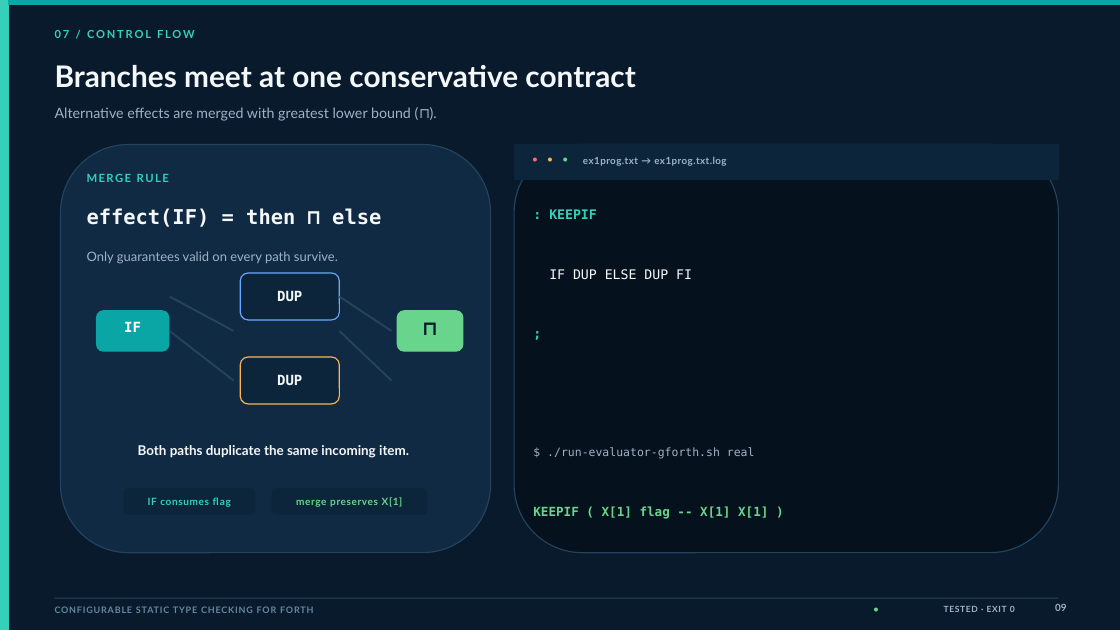
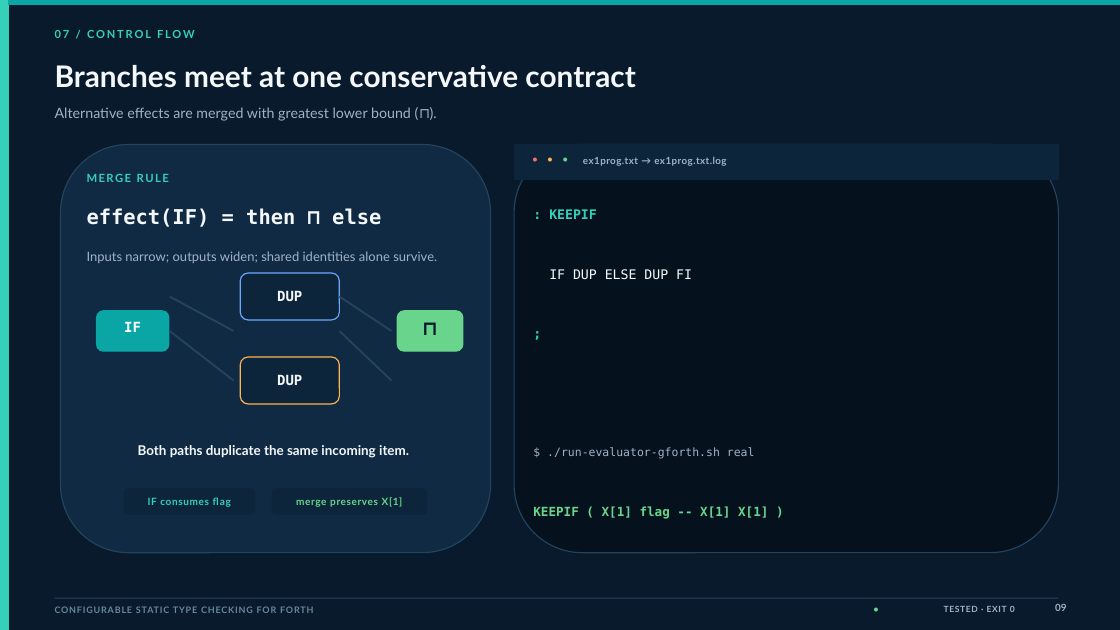
Before and after one commit to jpoial/evaluator, a slide deck: slide 9 of Configurable_Static_Type_Checking_for_Forth_modern.pptx. Drawn at 1120x630 pixels with LibreOffice and Linux fonts; fonts in the diff are those of the drawing. Boxes give left, top, right and bottom in pixels: in the first picture for what was removed or moved away, otherwise in the second. Text is boxed around its words. In the diff, an @@ line names an element or a change of style, - is before the commit and + after.

```diff
--- a/Configurable_Static_Type_Checking_for_Forth_modern.pptx
+++ b/Configurable_Static_Type_Checking_for_Forth_modern.pptx
@@ text at (87, 251, 437, 263): text changed @@
-Only guarantees valid on every path survive.
+Inputs narrow; outputs widen; shared identities alone survive.
```
Also in this commit, not shown: 1 other slide changed, 18 other files.
